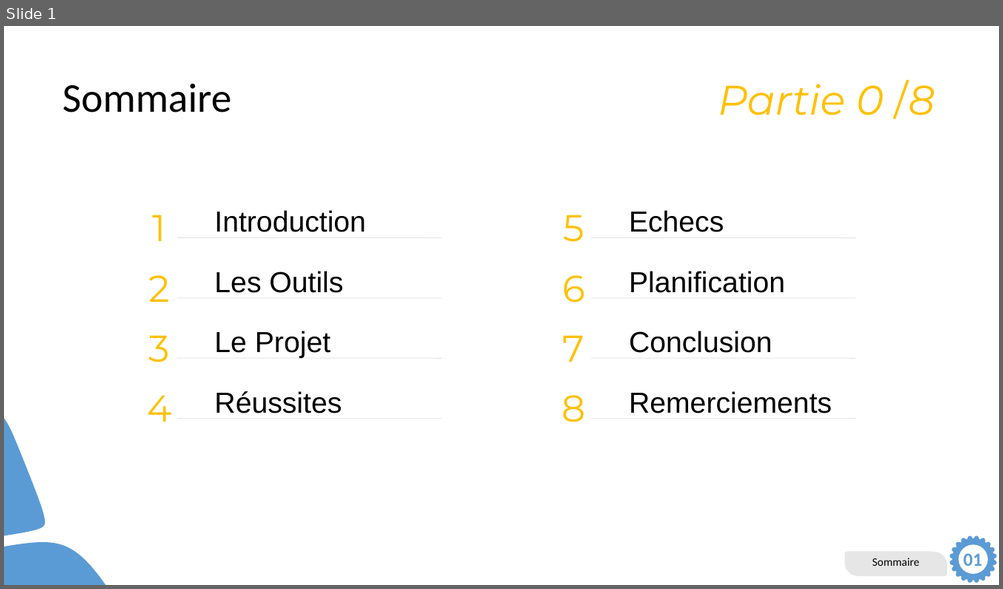
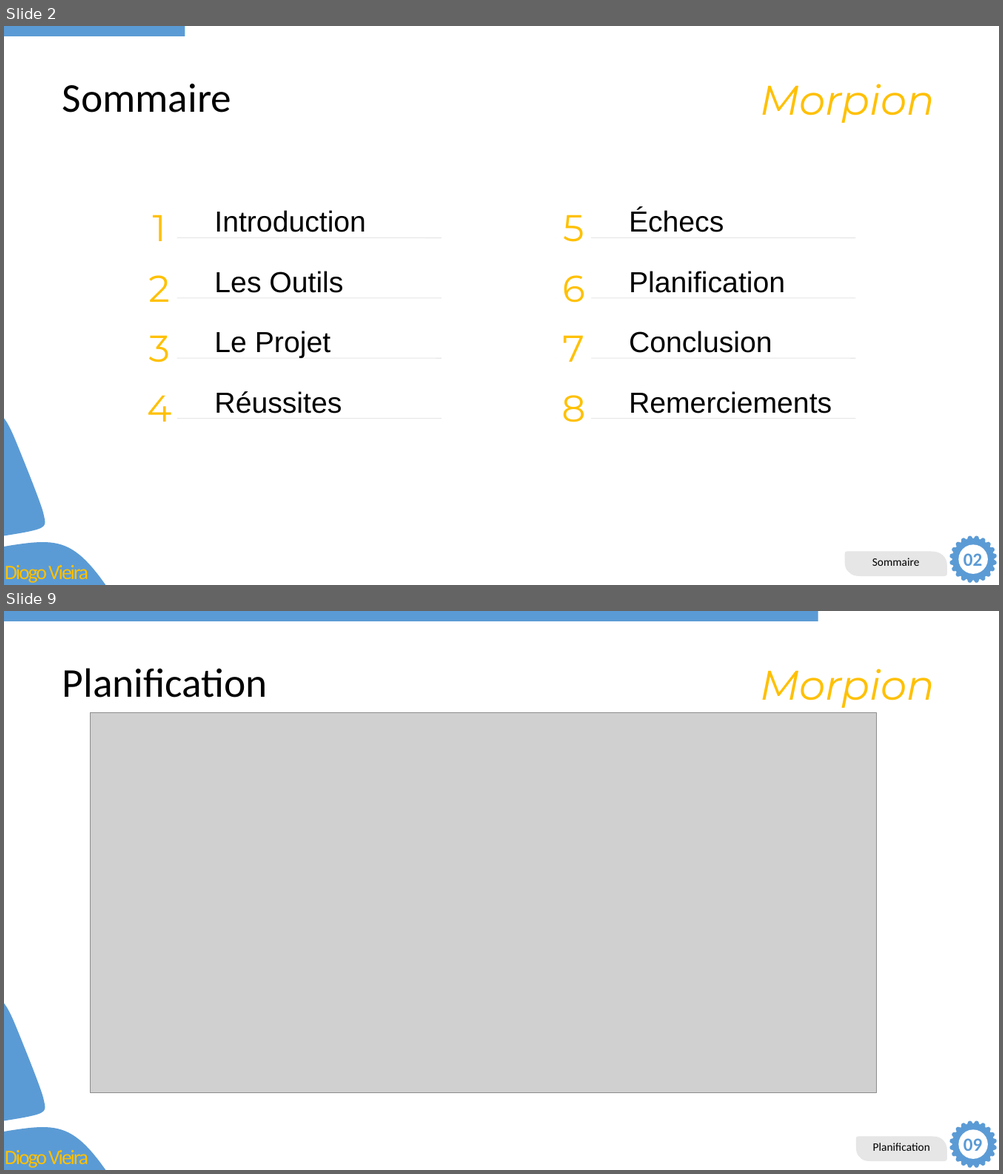
Before and after one commit to DiogoVieiraFerreira/Morpion_Pre-TPI, a slide deck: Dev/Présentation.pptx. Shown one above the other, each under a label of ours: slide 1 before the commit, slides 2 and 9 after it; the slides between them are not shown. The pictures are 1003x589 and 1003x1174 pixels, drawn with LibreOffice and Linux fonts; fonts in the diff are those of the drawing; grey boxes stand for pictures. Boxes give left, top, right and bottom in pixels: in the first picture for what was removed or moved away, otherwise in the second. Text is boxed around its words. In the diff, an @@ line names an element or a change of style, - is before the commit and + after.

```diff
--- a/Dev/Présentation.pptx
+++ b/Dev/Présentation.pptx
@@ slide 9 added at [4, 611, 999, 1170], background #FFFFFF; not listed: 5 template elements that a slide beside it also shows @@
@@ rectangle added at [4, 611, 818, 621], fill #5B9BD5 @@
@@ title added at [62, 668, 267, 698], 39.6 pt, text #000000 @@
+Planification
@@ text added at [760, 669, 934, 708], 40 pt, text #FFC000, italic @@
+Morpion
@@ picture added at [91, 712, 877, 1093] @@
@@ freeform shape added at [856, 1137, 947, 1162], fill #E7E6E6, 11 pt, text #000000 @@
+Planification
@@ text added at [963, 1139, 982, 1151], 18 pt, text #5B9BD5, bold @@
+09
@@ what was slide 1 is now slide 2 @@
@@ slide 2 changed as well @@
@@ rectangle added at [4, 26, 185, 36], fill #5B9BD5 @@
@@ text at [760, 84, 934, 123]: text changed @@
-Partie 0 /8
+Morpion
@@ text at [629, 209, 723, 232]: text changed @@
-Echecs
+Échecs
@@ text at [963, 554, 982, 566]: text changed @@
-01
+02
@@ text added at [5, 562, 88, 583], 19.8 pt, text #FFC000 @@
+Diogo Vieira
```
Also in this commit, not shown: 3 other slides changed, 6 other slides added, 2 slides removed, 2 other files.
